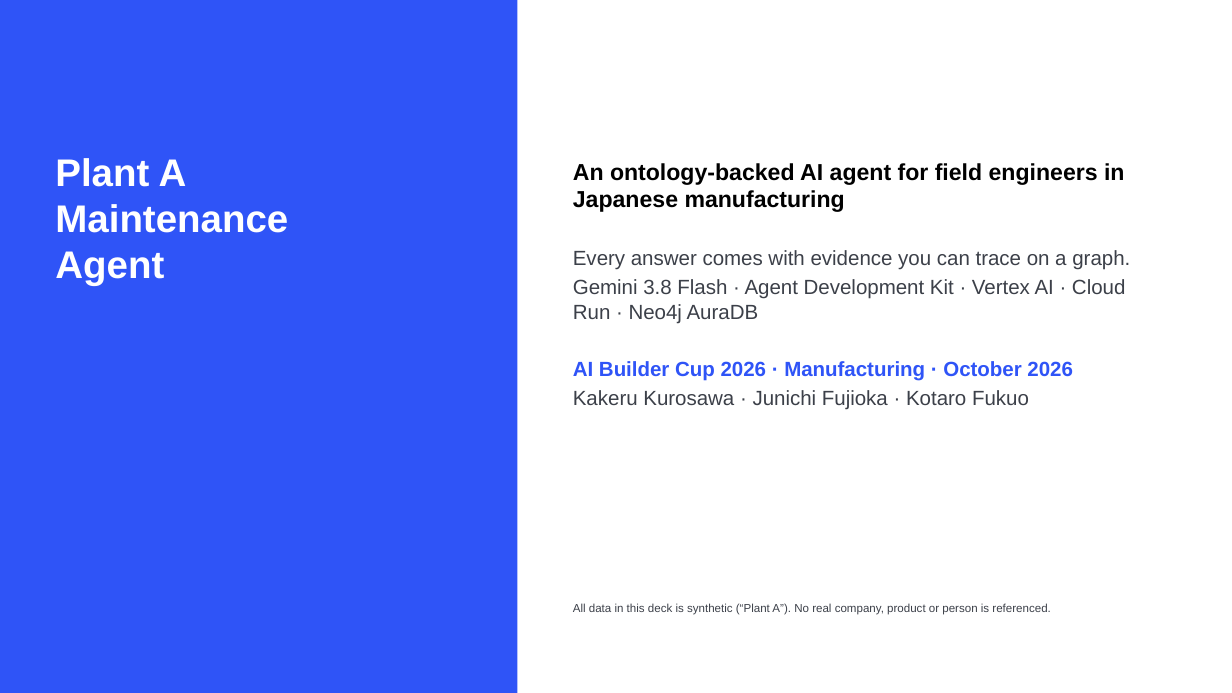
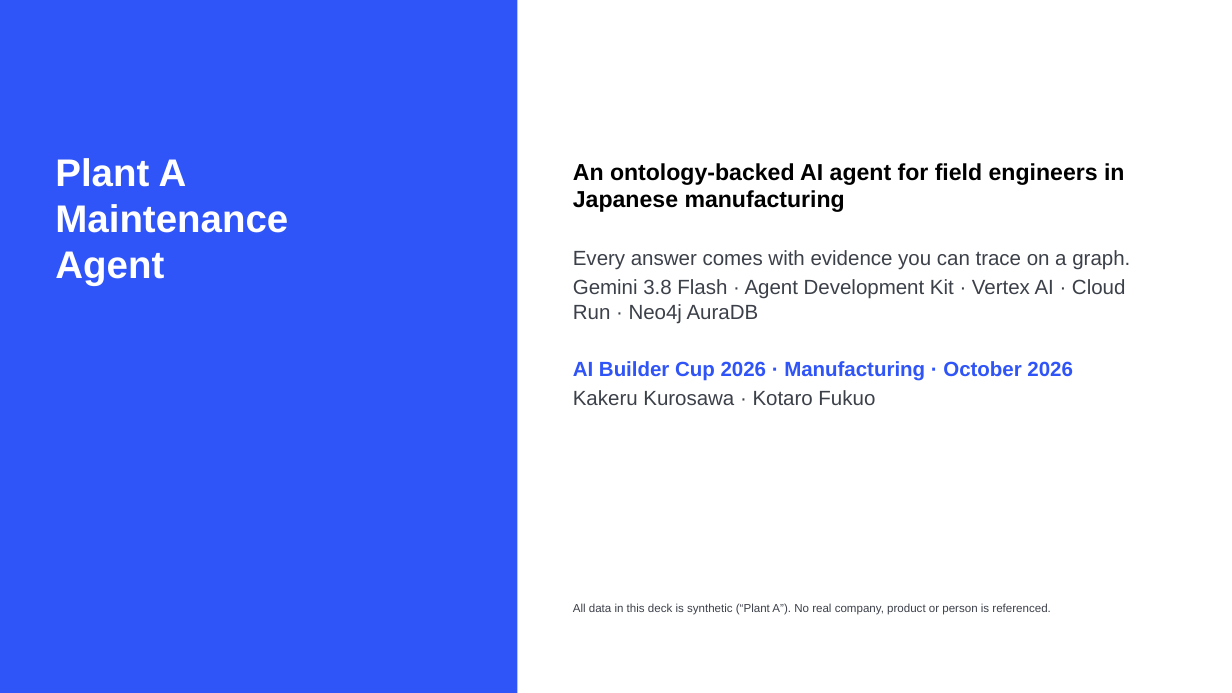
Before and after one commit to kurorooooo/kg-maintenance-agent, a slide deck: slide 1 of docs/pitch_deck.pptx. Drawn at 1232x693 pixels with LibreOffice and Linux fonts; fonts in the diff are those of the drawing. Boxes give left, top, right and bottom in pixels: in the first picture for what was removed or moved away, otherwise in the second. Text is boxed around its words. In the diff, an @@ line names an element or a change of style, - is before the commit and + after.

```diff
--- a/docs/pitch_deck.pptx
+++ b/docs/pitch_deck.pptx
@@ text at (573,390,875,405): text changed @@
-Kakeru Kurosawa · Junichi Fujioka · Kotaro Fukuo
+Kakeru Kurosawa · Kotaro Fukuo
```
Also in this commit, not shown: 3 other slides changed, 13 other files.
